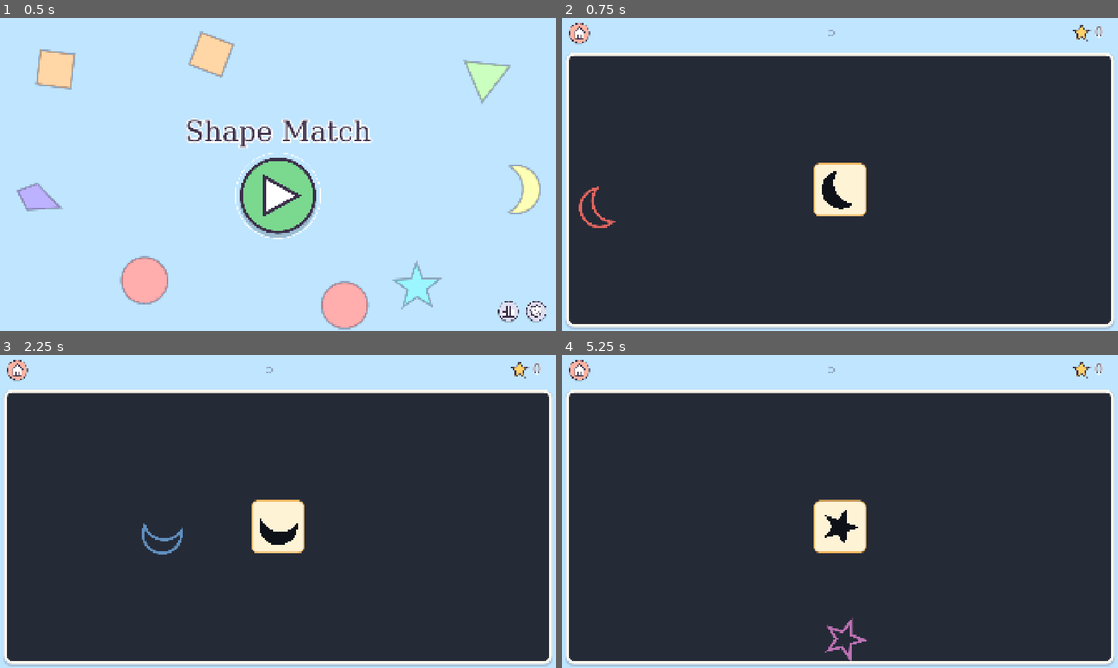
Above: before the commit, frames 1-4 (two rows, left to right).
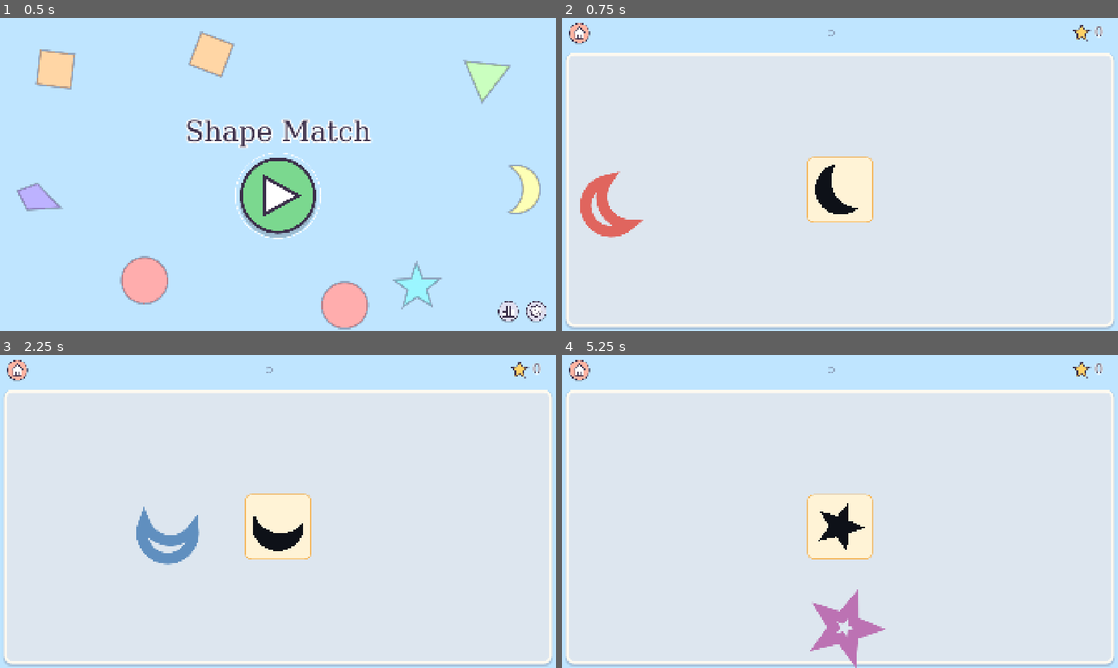
Above: after the commit, the same moments.

Repository: ooooonnnnn/Colorblind-Shape-Match
Game: Godot game, scene res://menu.tscn
Same seed, same stepped clock (60 frames per second), same inputs: the game is played once before the commit and once after it.
Inputs (mouse positions are in pixels of both pictures, inside the frame that each line leads up to):
- Up to frame 1 (0.5 s): no input
- Up to frame 2 (0.75 s): click (840, 196) at 0.5 s
- Up to frame 3 (2.25 s): click (16, 370) at 1.25 s; click (278, 533) at 2 s
- Up to frame 4 (5.25 s): click (578, 370) at 2.75 s; click (1067, 649) at 3.5 s; click (1067, 649) at 4.25 s; click (840, 533) at 5 s

Frame 1 is identical in both runs. In frame 2, 83% of the frame differs, in the area x 1-99%, y 11-98%; in frame 3, 83%; in frame 4, 83%.

Commit message:
Easier, plate-like defaults with a configurable board color and outline
- Outline thickness is a config option (shape_size.json), and pieces are
  placed so their whole outline stays inside the dotted board.
- The board and the gaps between dots share one board color, soft blue-gray
  by default and settable in the config menu, so levels without the filter
  look the same. The clear area around the tray follows its rounded corners.
- New defaults: 6 px dots with 1 px gaps at 50% coverage, shapes 20% of the
  board with a 26% outline (strokes about 4-5 dots wide), and per-dot noise
  of 0.02 hue, 0.05 saturation and 0.15 lightness, identical for figure and
  background so only hue tells them apart.

Co-Authored-By: Claude Opus 5.5 (1M context) <noreply@anthropic.com>

Diff:
--- a/config.tscn
+++ b/config.tscn
@@ -127,6 +127,25 @@
 value = 80.0
 suffix = "%"
 
+[node name="BoardColorLabel" type="Label" parent="Margin/Columns/Settings/DotsGrid"]
+layout_mode = 2
+text = "Board background"
+
+[node name="BoardColorRow" type="HBoxContainer" parent="Margin/Columns/Settings/DotsGrid"]
+layout_mode = 2
+theme_override_constants/separation = 8
+
+[node name="BoardColor" type="ColorPickerButton" parent="Margin/Columns/Settings/DotsGrid/BoardColorRow"]
+unique_name_in_owner = true
+custom_minimum_size = Vector2(72, 28)
+layout_mode = 2
+edit_alpha = false
+
+[node name="BoardColorDefault" type="Button" parent="Margin/Columns/Settings/DotsGrid/BoardColorRow"]
+unique_name_in_owner = true
+layout_mode = 2
+text = "Default"
+
 [node name="NoiseTitle" type="Label" parent="Margin/Columns/Settings"]
 layout_mode = 2
 theme_override_colors/font_color = Color(0.913725, 0.92549, 0.94902, 1)
@@ -163,6 +182,19 @@
 value = 15.0
 suffix = "%"
 
+[node name="OutlineLabel" type="Label" parent="Margin/Columns/Settings/ShapesGrid"]
+layout_mode = 2
+text = "Outline thickness (bolder is easier to spot)"
+
+[node name="Outline" type="SpinBox" parent="Margin/Columns/Settings/ShapesGrid"]
+unique_name_in_owner = true
+layout_mode = 2
+min_value = 1.0
+max_value = 50.0
+step = 0.5
+value = 6.0
+suffix = "%"
+
 [node name="Buttons" type="HBoxContainer" parent="Margin/Columns/Settings"]
 layout_mode = 2
 theme_override_constants/separation = 12
--- a/dots.json
+++ b/dots.json
@@ -1,5 +1,6 @@
 {
-	"max_radius": 3,
-	"gap": 0.5,
-	"fill_percent": 85
+	"max_radius": 6,
+	"gap": 1,
+	"fill_percent": 50,
+	"board_color": "#dde6ef"
 }
--- a/noise.json
+++ b/noise.json
@@ -2,29 +2,29 @@
 	"background": {
 		"hue": {
 			"wavelength": 10,
-			"amplitude": 0.04
+			"amplitude": 0.02
 		},
 		"saturation": {
 			"wavelength": 10,
-			"amplitude": 0.15
+			"amplitude": 0.05
 		},
 		"value": {
 			"wavelength": 10,
-			"amplitude": 0.2
+			"amplitude": 0.15
 		}
 	},
 	"shapes": {
 		"hue": {
 			"wavelength": 10,
-			"amplitude": 0.04
+			"amplitude": 0.02
 		},
 		"saturation": {
 			"wavelength": 10,
-			"amplitude": 0.15
+			"amplitude": 0.05
 		},
 		"value": {
 			"wavelength": 10,
-			"amplitude": 0.2
+			"amplitude": 0.15
 		}
 	}
 }
--- a/scripts/config.gd
+++ b/scripts/config.gd
@@ -20,6 +20,8 @@
 @onready var max_radius: SpinBox = %MaxRadius
 @onready var gap: SpinBox = %Gap
 @onready var fill: SpinBox = %Fill
+@onready var board_color: ColorPickerButton = %BoardColor
+@onready var board_color_default: Button = %BoardColorDefault
 @onready var noise_grid: GridContainer = %Noise
 @onready var open_groups: Button = %OpenGroups
 @onready var settings_column: VBoxContainer = $Margin/Columns/Settings
@@ -31,6 +33,7 @@
 @onready var close_groups: Button = %CloseGroups
 @onready var restore_groups: Button = %RestoreGroups
 @onready var size_spin: SpinBox = %Size
+@onready var outline_spin: SpinBox = %Outline
 @onready var back: Button = %Back
 @onready var save: Button = %Save
 @onready var preview: Panel = %Preview
@@ -62,11 +65,18 @@
 	fill.value = dots.fill * 100
 	for spin in [max_radius, gap, fill]:
 		spin.value_changed.connect(_on_dots_changed)
+	board_color.color = dots.board_color
+	board_color.color_changed.connect(func(color): dots.board_color = color)
+	board_color_default.pressed.connect(func():
+		board_color.color = Dots.DEFAULT_BOARD_COLOR
+		dots.board_color = Dots.DEFAULT_BOARD_COLOR)
 	_build_noise_grid()
 
 	ShapeView.load_size()
 	size_spin.value = ShapeView.side_fraction * 100
 	size_spin.value_changed.connect(_on_size_changed)
+	outline_spin.value = ShapeView.outline_percent
+	outline_spin.value_changed.connect(_on_outline_changed)
 
 	preview.resized.connect(_layout_preview)
 	_build_groups()
@@ -444,6 +454,12 @@
 	_layout_preview()
 
 
+func _on_outline_changed(value: float) -> void:
+	ShapeView.outline_percent = value
+	for piece in _pieces:
+		piece.queue_redraw()
+
+
 ## Holes in a row inside the tray, with their pieces in a row below.
 func _layout_preview() -> void:
 	var board := preview.size
--- a/scripts/dots.gd
+++ b/scripts/dots.gd
@@ -12,6 +12,7 @@
 const NOISE_PATH := "res://noise.json"
 const ColorGroups := preload("res://scripts/color_groups.gd")
 const MIN_RADIUS := 1.0     # px; spots that only fit a smaller circle are skipped
+const DEFAULT_BOARD_COLOR := Color("dde6ef")  # a soft blue-gray, like the paper of a printed plate
 const CELL := 4.0          # px; side of the cells used to track where free space is left
 const NOISE_PARTS := {"background": "background", "shapes": "shape"}  # NOISE_PATH key: shader uniform prefix
 const NOISE_CHANNELS := ["hue", "saturation", "value"]
@@ -20,12 +21,20 @@
 @export var mask: Control  ## stays clear of circles
 
 @export_group("Colors")
+## Shows between the dots, like the paper of a printed plate, and is the area's
+## own color, so levels without the filter look the same. It is the same around
+## figure and background dots, so it gives no cue to where a piece is.
+@export var board_color := DEFAULT_BOARD_COLOR:
+	set(v):
+		board_color = v
+		if is_node_ready():
+			_show_board_color()
 @export var background_color := Color("7c9449")
 ## The colors pieces are filled with, at most ColorGroups.MAX_COLORS.
 @export var figure_colors := PackedColorArray([Color("e0655e"), Color("d76d49"), Color("c47a3e"), Color("bc72b3"), Color("d1689b")])
 
-var max_radius := 14.0  # px
-var gap := 3.0          # px between neighbouring circles
+var max_radius := 6.0   # px
+var gap := 1.0          # px between neighbouring circles
 var fill := 0.5         # fraction of the area outside the mask to cover
 ## {part: {channel: {wavelength, amplitude}}} for each NOISE_PARTS key and NOISE_CHANNELS entry
 var noise := {}
@@ -39,11 +48,9 @@
 
 func _ready() -> void:
 	layer = 100
-	_load_config()
 
 	var bg_material := ShaderMaterial.new()
 	bg_material.shader = preload("res://shaders/dot_background.gdshader")
-	bg_material.set_shader_parameter("background", ProjectSettings.get_setting("rendering/environment/defaults/default_clear_color"))
 	_background.material = bg_material
 	_background.mouse_filter = Control.MOUSE_FILTER_IGNORE
 	add_child(_background)
@@ -58,6 +65,8 @@
 	_circles.multimesh.use_custom_data = true
 	_circles.multimesh.mesh = quad
 	add_child(_circles)
+	_load_config()
+	_show_board_color()
 	_load_noise()
 
 
@@ -69,13 +78,25 @@
 	apply_config(data)
 
 
-## Takes {max_radius, gap, fill_percent}, as in CONFIG_PATH; missing keys keep
-## their current value. The circles are repacked with the new settings.
+## Takes {max_radius, gap, fill_percent, board_color}, as in CONFIG_PATH;
+## missing keys keep their current value. The circles are repacked with the new
+## settings.
 func apply_config(data: Dictionary) -> void:
 	max_radius = maxf(MIN_RADIUS, float(data.get("max_radius", max_radius)))
 	gap = maxf(0.0, float(data.get("gap", gap)))
 	fill = clampf(float(data.get("fill_percent", fill * 100)) / 100, 0.0, 1.0)
+	board_color = Color.from_string(str(data.get("board_color", "")), board_color)
 	_packed_in = Rect2()
+
+
+## Paints the gaps and the area's own panel in board_color.
+func _show_board_color() -> void:
+	_background.material.set_shader_parameter("background", board_color)
+	var panel := area.get_theme_stylebox("panel") if area else null
+	if panel is StyleBoxFlat:
+		var painted: StyleBoxFlat = panel.duplicate()
+		painted.bg_color = board_color
+		area.add_theme_stylebox_override("panel", painted)
 
 
 func save_config() -> Error:
@@ -86,6 +107,7 @@
 	for key in data:
 		if data[key] == int(data[key]):
 			data[key] = int(data[key])  # keep whole numbers free of a trailing .0
+	data.board_color = "#" + board_color.to_html(false)
 	file.store_string(JSON.stringify(data, "\t", false) + "\n")
 	return OK
 
@@ -181,6 +203,9 @@
 	_background.material.set_shader_parameter("mask_rect",
 			Vector4(mask_rect.position.x / size.x, mask_rect.position.y / size.y,
 					mask_rect.size.x / size.x, mask_rect.size.y / size.y))
+	_background.material.set_shader_parameter("area_size", size)
+	var mask_style := mask.get_theme_stylebox("panel") if mask else null
+	_background.material.set_shader_parameter("mask_radius", mask_style.corner_radius_top_left if mask_style is StyleBoxFlat else 0.0)
 	_circles.position = area_rect.position
 	_show(_pack(size, mask_rect))
 
--- a/scripts/effects.gd
+++ b/scripts/effects.gd
@@ -131,7 +131,7 @@
 		var band := reach / GLOW_BANDS
 		for i in GLOW_BANDS:
 			var f := float(i) / GLOW_BANDS
-			for loop in _glowing.outline_around(ShapeView.PIECE_OUTLINE / 2 + band * (i + 0.5)):
+			for loop in _glowing.outline_around(ShapeView.outline_percent / 2 + band * (i + 0.5)):
 				_canvas.draw_polyline(loop, Color(GLOW_COLOR, 0.42 * (1.0 - f) * (1.0 - f)), band * px + 1.0, true)
 	for p in _particles:
 		var fade := clampf((p.life - p.age) / 0.3, 0.0, 1.0)
--- a/scripts/main.gd
+++ b/scripts/main.gd
@@ -185,9 +185,12 @@
 	var hole_radii: Array[float] = []
 	for shape in shapes:
 		hole_radii.append(Shapes.radius(shape.points) * side)
+	# A piece's outline is centered on its edge, so half of it reaches past the
+	# shape; keeping that inside the board stops it showing beyond the dot filter.
+	var outline_reach := side * ShapeView.outline_percent / 200
 	var piece_radii: Array[float] = []
 	for i in hole_count * pieces_per_shape:
-		piece_radii.append(hole_radii[i % hole_count])
+		piece_radii.append(hole_radii[i % hole_count] + outline_reach)
 	var hole_spots := _hole_row(hole_radii, hole_radii.max() * 2)
 	var tray_rect := _bounds(hole_spots, hole_radii).grow(TRAY_PADDING)
 	_place_tray(tray_rect)
--- a/scripts/shape_view.gd
+++ b/scripts/shape_view.gd
@@ -7,13 +7,13 @@
 
 const PIECE_FILL := Color("f1ede2")
 const HOLE_FILL := Color("0e1118")
+const ACCENT := Color.WHITE
+
+static var side_fraction := 0.2  # width as a fraction of the board's shorter side
 ## Width of a piece's outline, as a percentage of its side. Pieces are drawn
-## hollow so they are harder to spot in the dot filter; much thinner and the
-## line slips between dot centers, which is where the filter samples colors.
-const PIECE_OUTLINE := 6.0
-const ACCENT := Color.WHITE
-
-static var side_fraction := 0.15  # width as a fraction of the board's shorter side
+## hollow so they are harder to spot in the dot filter; bolder is easier, and
+## much thinner the line slips between dot centers, where the filter samples.
+static var outline_percent := 26.0
 
 var is_piece := false
 var shape_name := ""
@@ -104,21 +104,25 @@
 	t.tween_property(self, "breath", 1.0, 1.2)
 
 
-## Reads side_fraction from CONFIG_PATH.
+## Reads side_fraction and outline_percent from CONFIG_PATH.
 static func load_size() -> void:
 	var data = JSON.parse_string(FileAccess.get_file_as_string(CONFIG_PATH))
 	if not data is Dictionary:
 		push_error("Bad or missing shape size in %s" % CONFIG_PATH)
 		return
 	side_fraction = clampf(float(data.get("size_percent", side_fraction * 100)) / 100, 0.01, 1.0)
+	outline_percent = clampf(float(data.get("outline_percent", outline_percent)), 1.0, 50.0)
 
 
 static func save_size() -> Error:
 	var file := FileAccess.open(CONFIG_PATH, FileAccess.WRITE)
 	if file == null:
 		return FileAccess.get_open_error()
-	var percent := snappedf(side_fraction * 100, 0.01)
-	file.store_string(JSON.stringify({"size_percent": int(percent) if percent == int(percent) else percent}, "\t") + "\n")
+	var data := {"size_percent": snappedf(side_fraction * 100, 0.01), "outline_percent": snappedf(outline_percent, 0.01)}
+	for key in data:
+		if data[key] == int(data[key]):
+			data[key] = int(data[key])  # keep whole numbers free of a trailing .0
+	file.store_string(JSON.stringify(data, "\t", false) + "\n")
 	return OK
 
 
@@ -208,12 +212,12 @@
 	queue_redraw()
 
 
-## A closed outline PIECE_OUTLINE wide, with rounded corners so sharp points
+## A closed outline outline_percent wide, with rounded corners so sharp points
 ## like the star's stay joined.
 func _draw_hollow(outline: PackedVector2Array, color: Color) -> void:
-	draw_polyline(outline, color, PIECE_OUTLINE, true)
+	draw_polyline(outline, color, outline_percent, true)
 	for v in outline:
-		draw_circle(v, PIECE_OUTLINE / 2, color)
+		draw_circle(v, outline_percent / 2, color)
 
 
 ## The outline grown outward by offset (in 100x100 box units), closed and
--- a/shaders/dot_background.gdshader
+++ b/shaders/dot_background.gdshader
@@ -1,13 +1,22 @@
 shader_type canvas_item;
-// Behind the dots: shows the screen inside the mask and a flat color elsewhere.
-// Reading the screen here also makes Godot copy it before this draws, so the
-// dots drawn after it still sample the original image.
+// Behind the dots: shows the screen inside the mask and the gap color elsewhere.
+// The mask has rounded corners like the tray it clears, so the board behind
+// the tray's corners is covered too. Reading the screen here also makes Godot
+// copy it before this draws, so the dots drawn after it still sample the
+// original image.
 
 uniform sampler2D screen_tex : hint_screen_texture, filter_nearest;
 uniform vec4 background : source_color;
-uniform vec4 mask_rect;  // x, y, width, height as fractions of this rect
+uniform vec4 mask_rect;      // x, y, width, height as fractions of this rect
+uniform vec2 area_size;      // this rect's size in px
+uniform float mask_radius;   // the mask's corner radius in px
 
 void fragment() {
-	bool in_mask = all(greaterThanEqual(UV, mask_rect.xy)) && all(lessThan(UV, mask_rect.xy + mask_rect.zw));
-	COLOR = in_mask ? texture(screen_tex, SCREEN_UV) : background;
+	vec2 p = UV * area_size;
+	vec2 half_size = mask_rect.zw * area_size / 2.0;
+	vec2 center = mask_rect.xy * area_size + half_size;
+	// Signed distance to the rounded mask rectangle; negative inside.
+	vec2 q = abs(p - center) - half_size + mask_radius;
+	float d = length(max(q, 0.0)) + min(max(q.x, q.y), 0.0) - mask_radius;
+	COLOR = d < 0.0 ? texture(screen_tex, SCREEN_UV) : background;
 }
--- a/shape_size.json
+++ b/shape_size.json
@@ -1,3 +1,4 @@
 {
-	"size_percent": 15
+	"size_percent": 20,
+	"outline_percent": 20
 }
